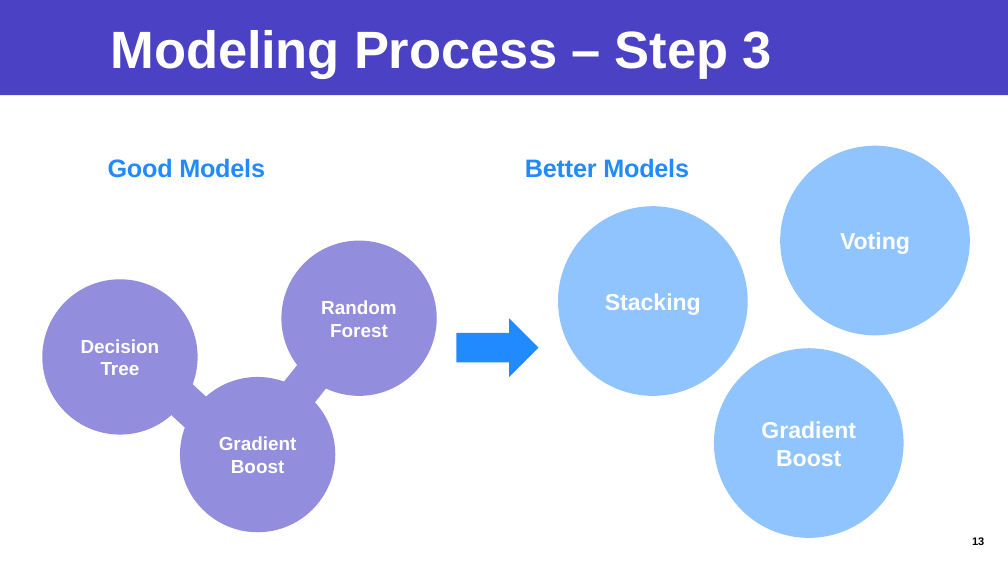
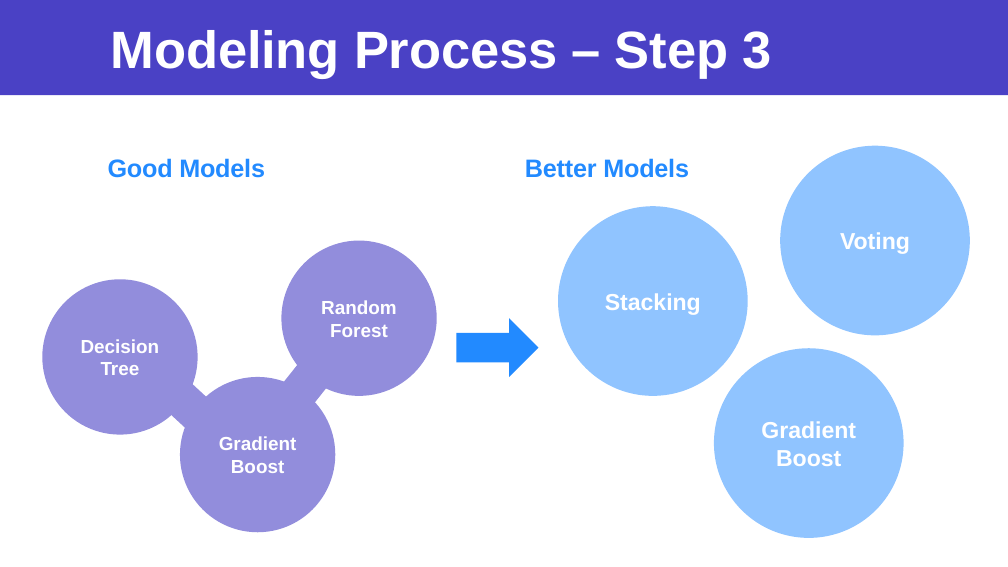
Before and after one commit to jaeheonk817/Project__Predicting-Hotel-Reservation-Cancellations, a slide deck: slide 13 of powerpoint.pptx. Drawn at 1008x567 pixels with LibreOffice and Linux fonts; fonts in the diff are those of the drawing. Boxes give left, top, right and bottom in pixels: in the first picture for what was removed or moved away, otherwise in the second. Text is boxed around its words. In the diff, an @@ line names an element or a change of style, - is before the commit and + after.

```diff
--- a/powerpoint.pptx
+++ b/powerpoint.pptx
@@ page number removed at [972, 537, 984, 545] @@
-13
```
Also in this commit, not shown: 13 other slides changed, 5 slides added, 22 other files.
